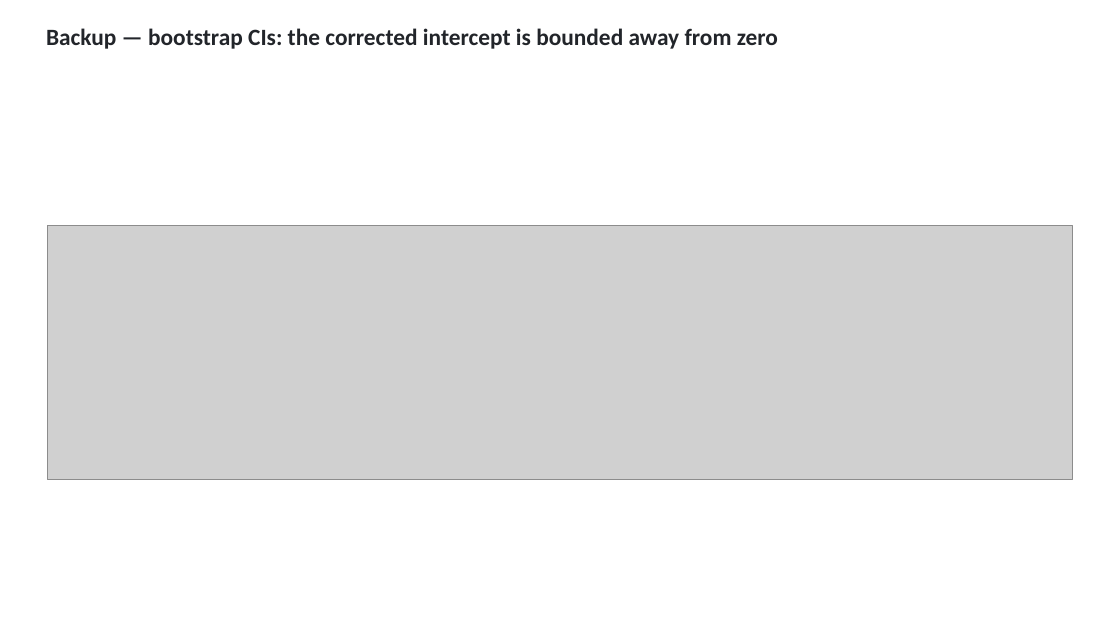
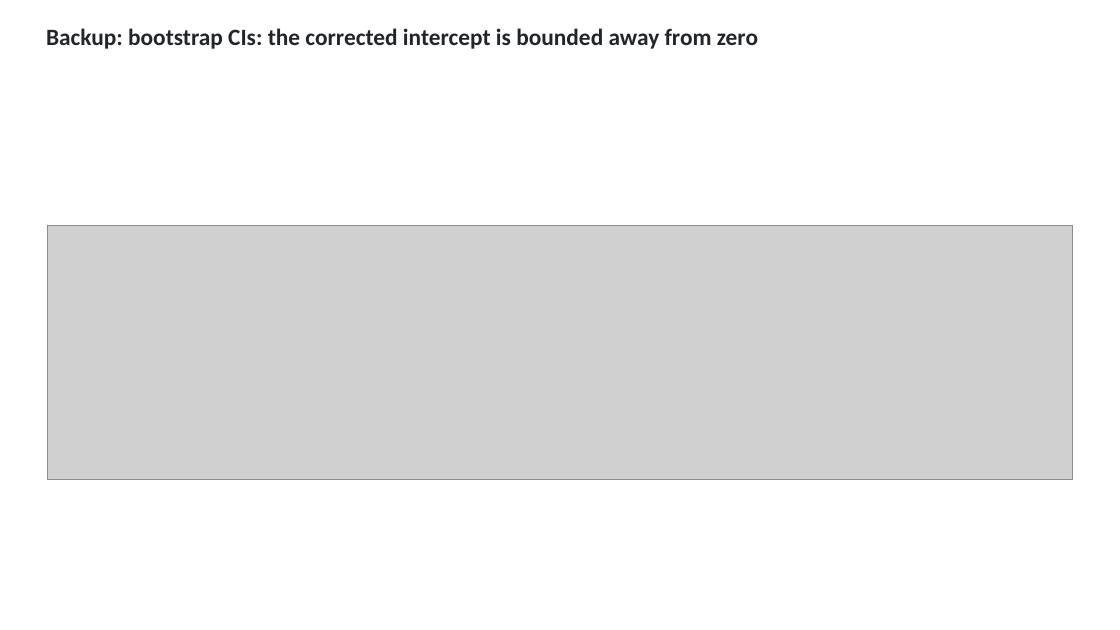
Before and after one commit to ahzs645/aethmodular, a slide deck: slide 36 of deliverables/ftir_group_2026-08-27/ftir_group_2026-08-27.pptx. Drawn at 1120x630 pixels with LibreOffice and Linux fonts; fonts in the diff are those of the drawing; grey boxes stand for pictures. Boxes give left, top, right and bottom in pixels: in the first picture for what was removed or moved away, otherwise in the second. Text is boxed around its words. In the diff, an @@ line names an element or a change of style, - is before the commit and + after.

```diff
--- a/deliverables/ftir_group_2026-08-27/ftir_group_2026-08-27.pptx
+++ b/deliverables/ftir_group_2026-08-27/ftir_group_2026-08-27.pptx
@@ text at [46, 28, 758, 49]: text changed @@
-Backup — bootstrap CIs: the corrected intercept is bounded away from zero
+Backup: bootstrap CIs: the corrected intercept is bounded away from zero
```
Also in this commit, not shown: 22 other slides changed, 3 slides added, 2 slides removed, 6 other files.
